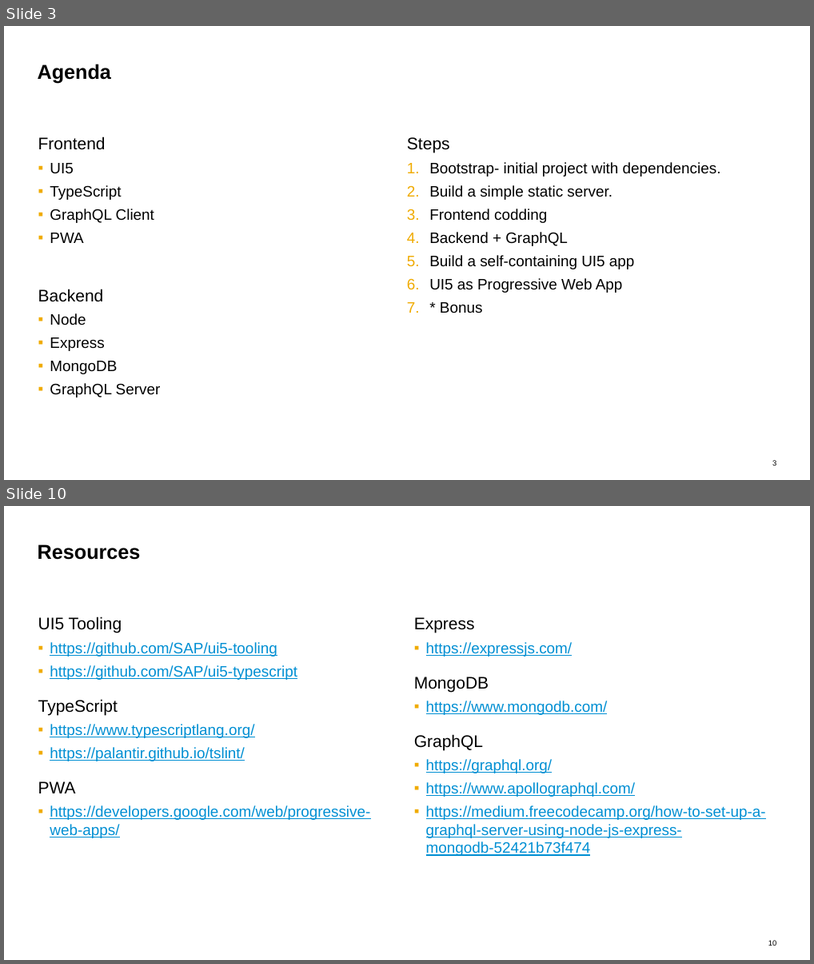
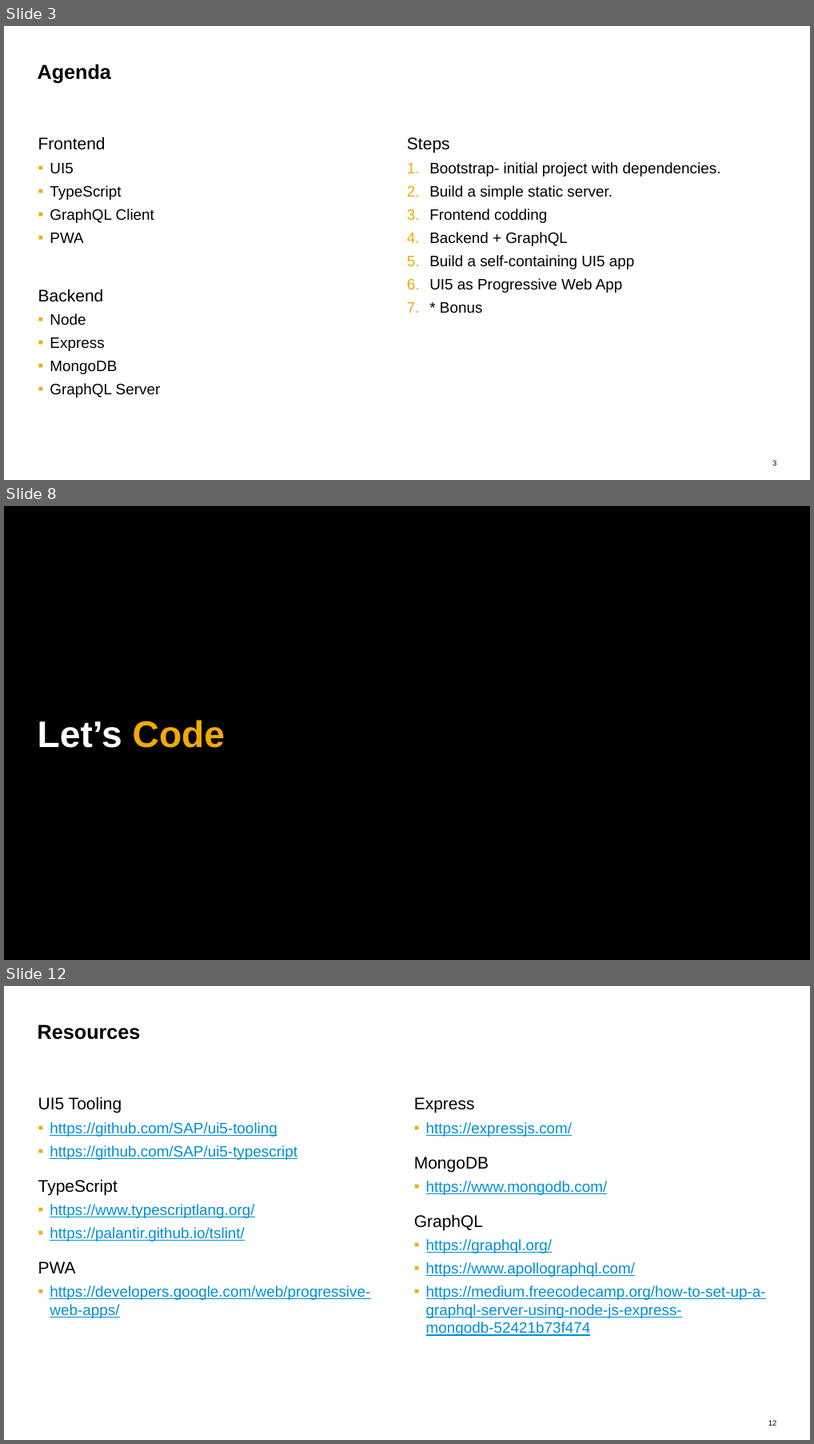
Before and after one commit to d3xter666/ui5con-2019-mean-stack-with-ui5, a slide deck: ui5con2019-mean-stack-ui5.pptx. Shown one above the other, each under a label of ours: slides 3 and 10 before the commit, slides 3, 8 and 12 after it; the slides between them are not shown. The pictures are 814x964 and 814x1444 pixels, drawn with LibreOffice and Linux fonts; fonts in the diff are those of the drawing. Boxes give left, top, right and bottom in pixels: in the first picture for what was removed or moved away, otherwise in the second. Text is boxed around its words. In the diff, an @@ line names an element or a change of style, - is before the commit and + after.

```diff
--- a/ui5con2019-mean-stack-ui5.pptx
+++ b/ui5con2019-mean-stack-ui5.pptx
@@ slide 8 added at [4, 506, 810, 960], background #000000 @@
@@ title added at [38, 720, 225, 748], 44 pt, text #FFFFFF, bold @@
+Let’s Code
@@ what was slide 10 is now slide 12 @@
@@ page number at [769, 1420, 778, 1425]: text changed @@
-10
+12
```
Also in this commit, not shown: 6 slides changed, 2 other slides added, 1 slide removed.
